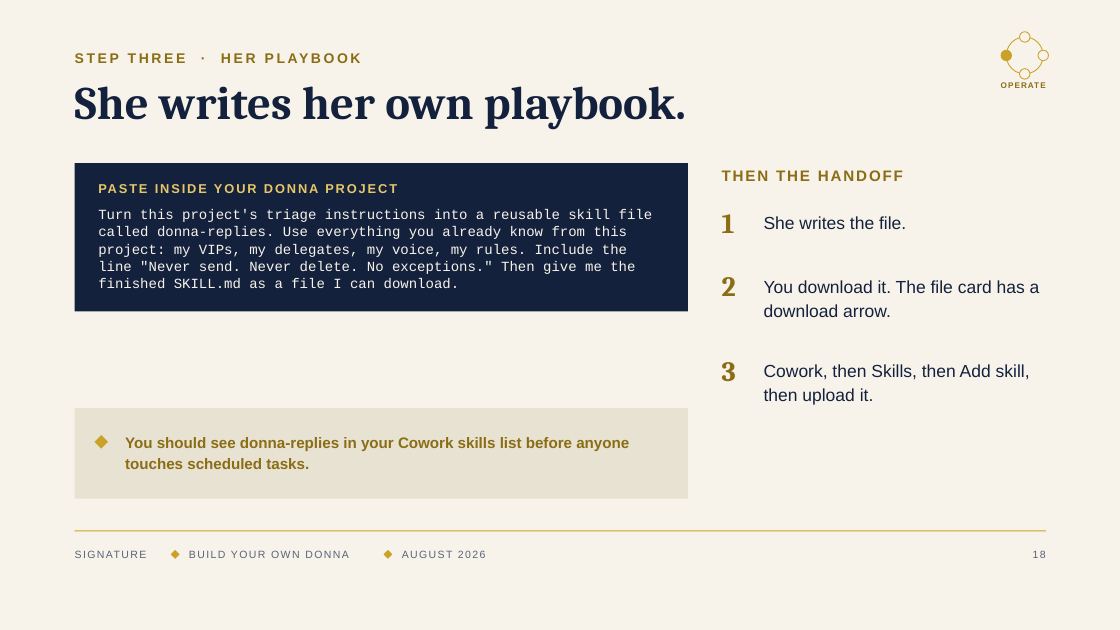
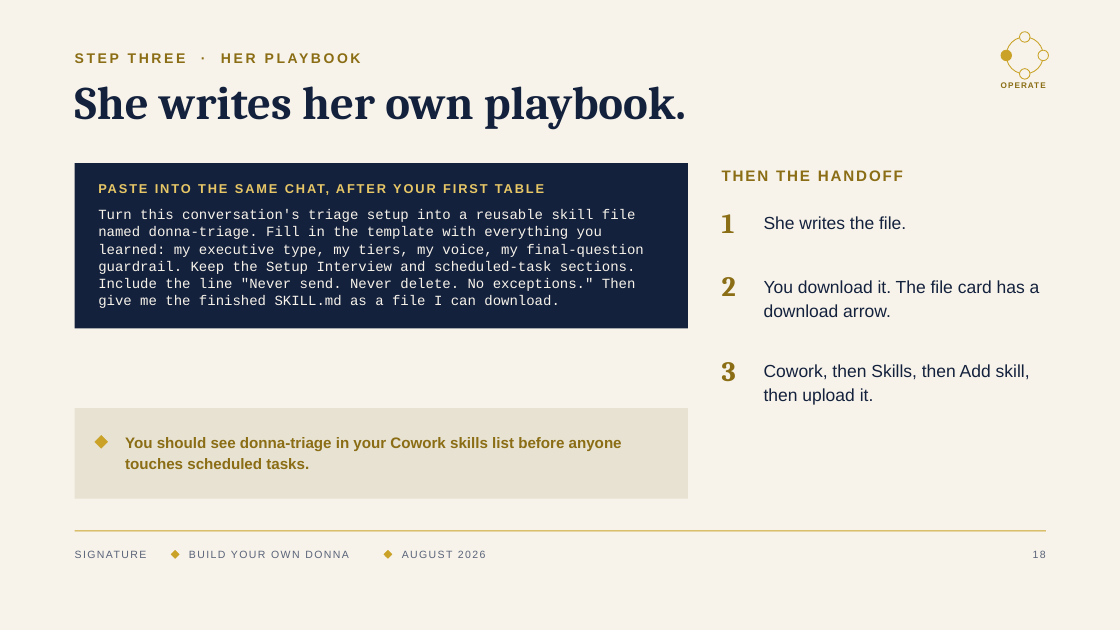
Before and after one commit to denisekgosnell/Donna, a slide deck: slide 18 of decks/build-your-own-donna-v2.pptx. Drawn at 1120x630 pixels with LibreOffice and Linux fonts; fonts in the diff are those of the drawing. Boxes give left, top, right and bottom in pixels: in the first picture for what was removed or moved away, otherwise in the second. Text is boxed around its words. In the diff, an @@ line names an element or a change of style, - is before the commit and + after.

```diff
--- a/decks/build-your-own-donna-v2.pptx
+++ b/decks/build-your-own-donna-v2.pptx
@@ rectangle: place and size @@
-rectangle at bbox=[75, 163, 688, 311]
+rectangle at bbox=[75, 163, 688, 329]
@@ text at bbox=[98, 179, 665, 197]: text changed @@
-PASTE INSIDE YOUR DONNA PROJECT
+PASTE INTO THE SAME CHAT, AFTER YOUR FIRST TABLE
@@ text at bbox=[98, 209, 644, 308]: text changed @@
-Turn this project's triage instructions into a reusable skill file
-called donna-replies. Use everything you already know from this
-project: my VIPs, my delegates, my voice, my rules. Include the
-line "Never send. Never delete. No exceptions." Then give me the
-finished SKILL.md as a file I can download.
+Turn this conversation's triage setup into a reusable skill file
+named donna-triage. Fill in the template with everything you
+learned: my executive type, my tiers, my voice, my final-question
+guardrail. Keep the Setup Interview and scheduled-task sections.
+Include the line "Never send. Never delete. No exceptions." Then
+give me the finished SKILL.md as a file I can download.
@@ text at bbox=[125, 437, 622, 469]: text changed @@
-You should see donna-replies in your Cowork skills list before anyone touches scheduled tasks.
+You should see donna-triage in your Cowork skills list before anyone touches scheduled tasks.
```
Also in this commit, not shown: 3 other slides changed, 1 slide added, 1 slide removed, 15 other files.
